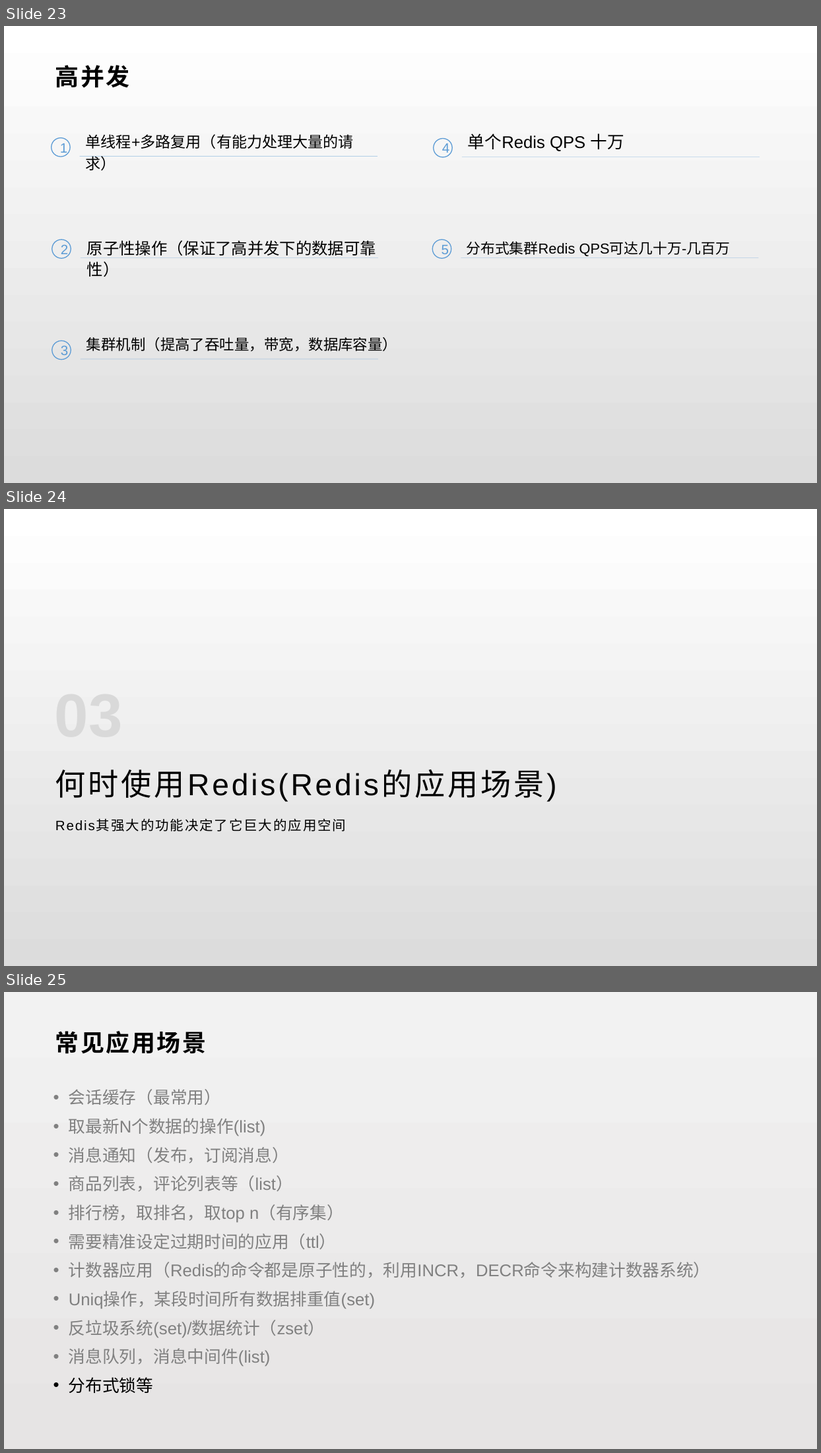
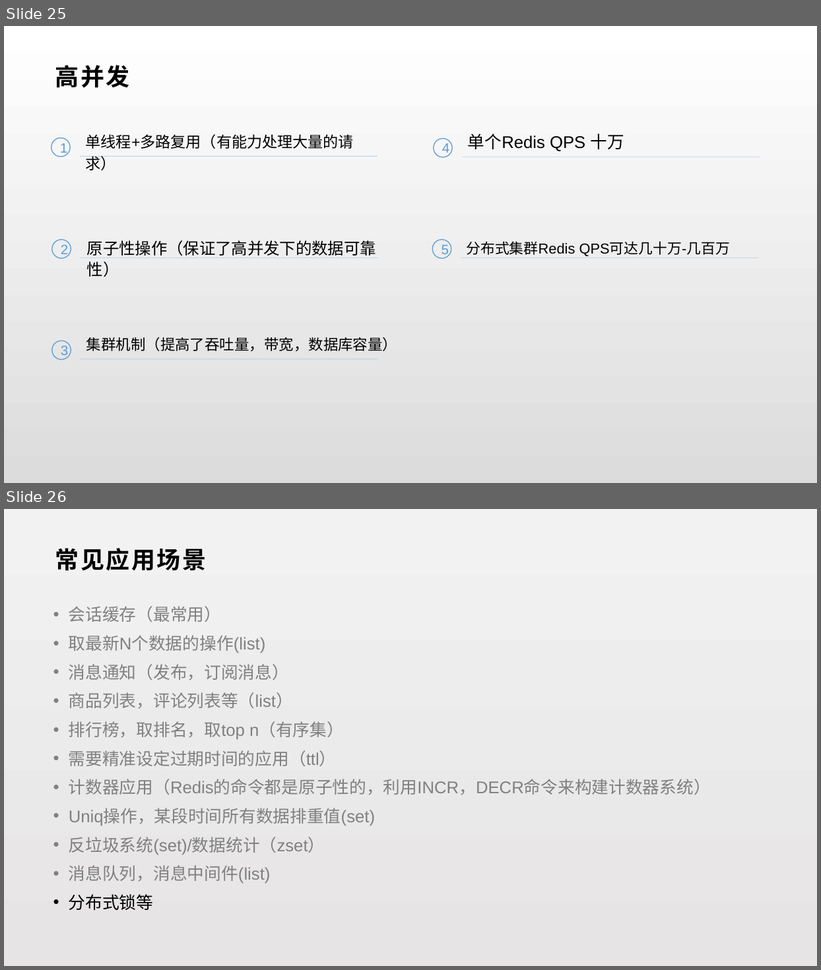
Before and after one commit to lori227/KFrame, a slide deck: _doc/KFrame.pptx. Shown one above the other, each under a label of ours: slides 23, 24 and 25 before the commit, slides 25 and 26 after it. The pictures are 821x1453 and 821x970 pixels, drawn with LibreOffice and Linux fonts; fonts in the diff are those of the drawing. Boxes give left, top, right and bottom in pixels: in the first picture for what was removed or moved away, otherwise in the second. Text is boxed around its words. In the diff, an @@ line names an element or a change of style, - is before the commit and + after.

```diff
--- a/_doc/KFrame.pptx
+++ b/_doc/KFrame.pptx
@@ slide 24 removed at [4,509,817,966], background gradient #FFFFFF to #DCDCDC @@
@@ title removed at [55,770,557,802] @@
-何时使用Redis(Redis的应用场景)
@@ text removed at [48,810,773,882] @@
-Redis其强大的功能决定了它巨大的应用空间
@@ what was slide 23 is now slide 25 @@
@@ what was slide 25 is now slide 26 @@
```
Also in this commit, not shown: 1 slide changed, 4 slides added, 2 other slides removed, 2 other files.
